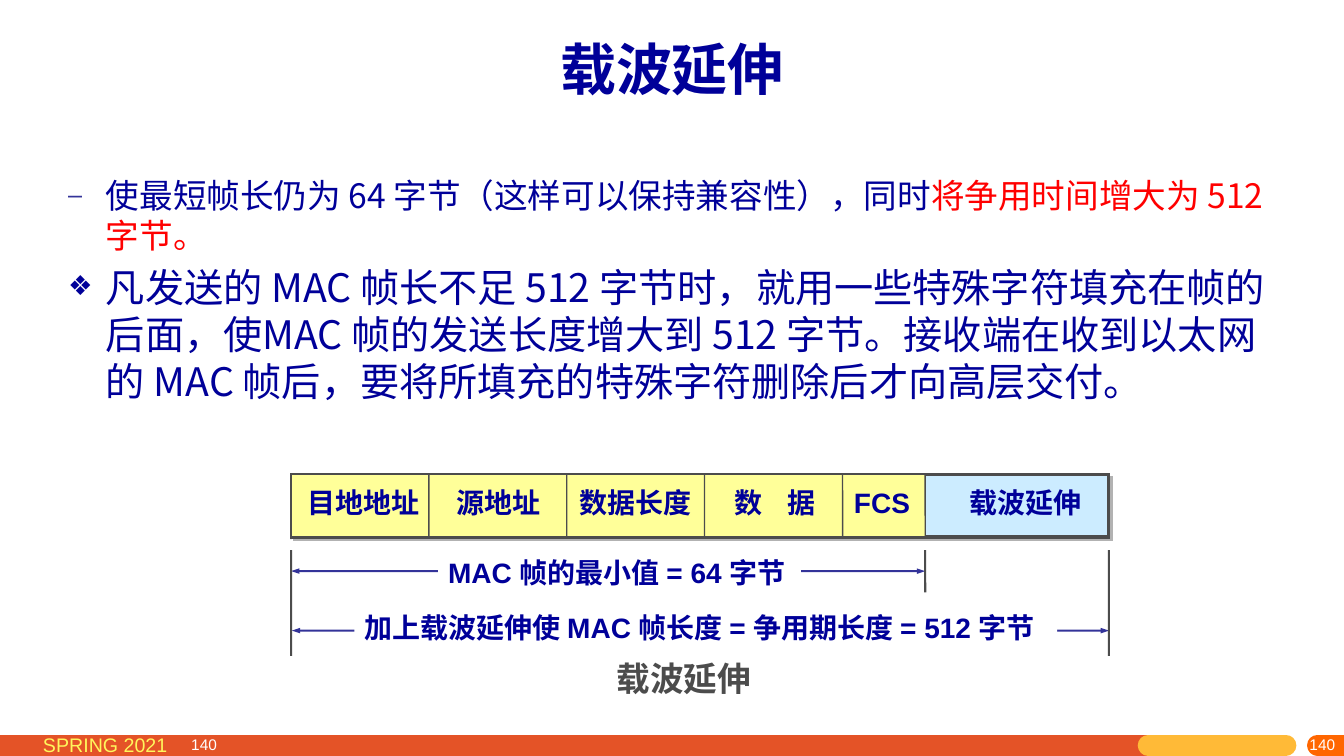
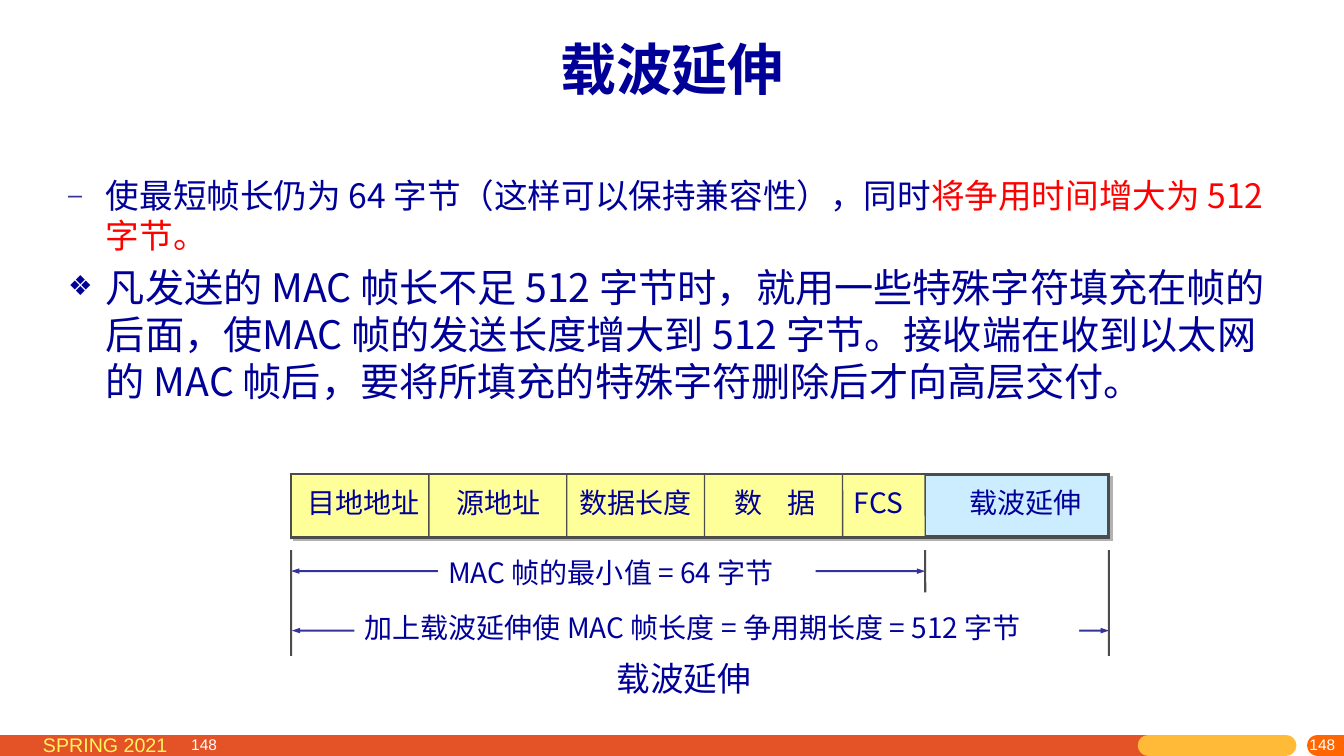
Before and after one commit to network-whu/2021, a slide deck: slide 148 of slides/instruction/03.pptx (slide 140 before the commit). Drawn at 1344x756 pixels with LibreOffice and Linux fonts; fonts in the diff are those of the drawing. Boxes give left, top, right and bottom in pixels: in the first picture for what was removed or moved away, otherwise in the second. Text is boxed around its words. In the diff, an @@ line names an element or a change of style, - is before the commit and + after.

```diff
--- a/slides/instruction/03.pptx
+++ b/slides/instruction/03.pptx
@@ font Arial to Noto Sans CJK SC, bold off in 8 elements at box(308, 489, 420, 515), box(456, 489, 540, 516), box(580, 489, 692, 516), box(970, 489, 1082, 516), box(734, 489, 816, 516), box(364, 614, 1021, 641), box(448, 559, 774, 586), box(854, 492, 903, 514) @@
@@ text "载波延伸" at box(617, 662, 751, 694): font Arial to Noto Sans CJK SC, text colour #4C4C4C to #000099, bold off @@
@@ page number at box(191, 739, 217, 750): text changed @@
-140
+148
@@ page number at box(1085, 738, 1344, 756): text changed @@
-140
+148
@@ page number at box(1308, 737, 1334, 753): text changed @@
-140
+148
@@ page number at box(1325, 739, 1344, 750): text changed @@
-140
+148
```
Also in this commit, not shown: 20 other slides changed, 8 slides added, 33 other files.
